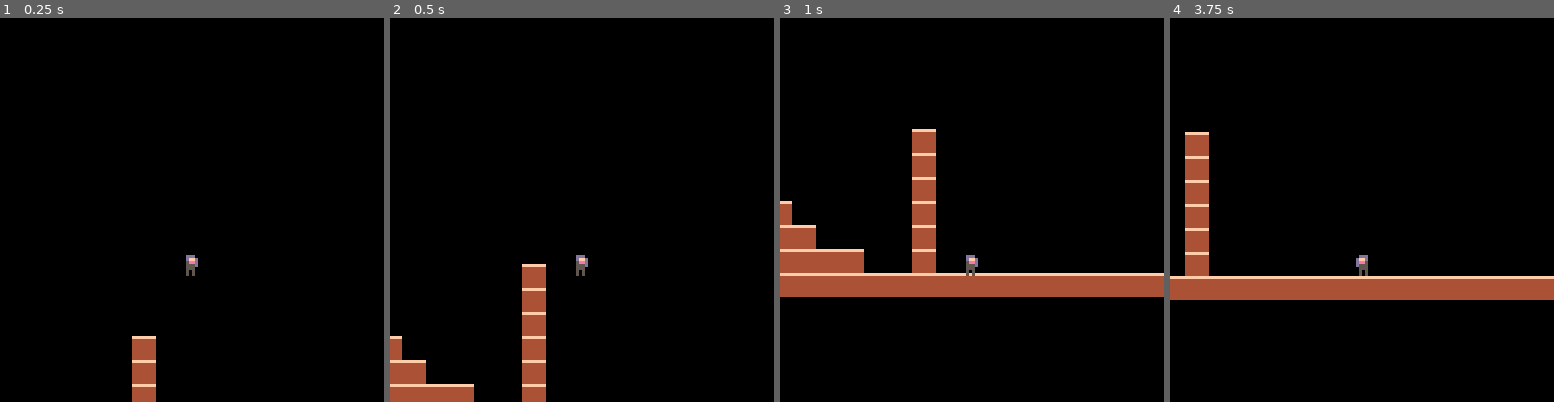
Above: before the commit, frames 1-4 (left to right).
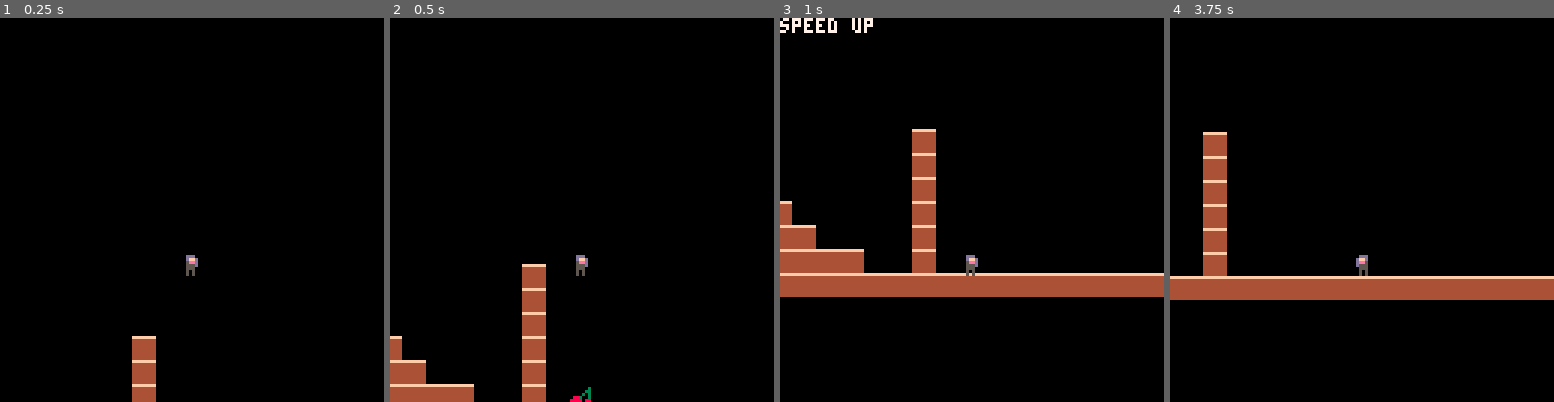
Above: after the commit, the same moments.

Repository: tarngerine/speeddial
Game: PICO-8 cartridge speeddial.p8
The game is run twice, just before and just after one commit, with the same random seed, the same clock (stepped at 60 frames per second) and the same inputs.
Inputs:
- Up to frame 1 (0.25 s): no input
- Up to frame 2 (0.5 s): tap X (X key) at 0.33 s
- Up to frame 3 (1 s): no input
- Up to frame 4 (3.75 s): tap X (X key) at 1.07, 1.85, 2.97 s; hold Right 1.6-2.1 s; hold Right 2.47-3.03 s; hold Left 3.08-3.58 s

Frame 1 is identical in both runs. In frame 2, less than 0.1% of the frame differs, in the area x 46-53%, y 96-100%; in frame 3, 0.4%; in frame 4, 3.5%, in the area x 3-15%, y 29-68%.

Commit message:
fruit speed up

Diff:
--- a/speeddial.p8
+++ b/speeddial.p8
@@ -12,9 +12,10 @@
     flp=false,
     dx=0,
     dy=0,
-    max_dx=2,
+    max_dx=1.5,
     max_dy=3,
     acc=0.5,
+    speed_up_time=0,
     boost=1,
     airtime=0,
     max_airtime=4,
@@ -63,6 +64,13 @@
   map(0,0)
   map(0,16, 1024, 0)
   spr(player.sp,player.x,player.y,1,1,player.flp)
+  ui()
+end
+
+function ui()
+  if player.speed_up_time > 0 then
+    print("speed up",cam_x,cam_y,7)
+  end
 end
 
 
@@ -109,15 +117,40 @@
   y2+=16
  end
 
- if fget(mget(x1,y1), flag)
- or fget(mget(x1,y2), flag)
- or fget(mget(x2,y1), flag)
- or fget(mget(x2,y2), flag) then
-   return true
+ if fget(mget(x1,y1), flag) then
+    return {x1,y1}
+  elseif fget(mget(x1,y2), flag) then
+    return {x1,y2}
+  elseif fget(mget(x2,y1), flag) then
+    return {x2,y1}
+  elseif fget(mget(x2,y2), flag) then
+    return {x2,y2}
  else
    return false
  end
 
+end
+
+function get_item(obj)
+  local left = collide_map(obj,"left",1)
+  local right = collide_map(obj,"right",1)
+  local up = collide_map(obj,"up",1)
+  local down = collide_map(obj,"down",1)
+  if left then
+    mset(left[1],left[2],0)
+    return true
+  elseif right then
+    mset(right[1],right[2],0)
+    return true
+  elseif up then
+    mset(up[1],up[2],0)
+    return true
+  elseif down then
+    mset(down[1],down[2],0)
+    return true
+  else
+    return false
+  end
 end
 
 -->8
@@ -127,6 +160,13 @@
   --physics
   player.dy+=gravity
   player.dx*=friction
+
+  --speed up
+  if get_item(player) then
+    player.speed_up_time=30
+  end
+  player.max_dx=player.speed_up_time > 0 and 2.5 or 1.5
+  player.speed_up_time=max(player.speed_up_time-1,0)
 
   --controls
   if btn(⬅️) then
@@ -267,13 +307,21 @@
 44444444000000000000000000000000000000000000000000000000000000000000000000000000000000000000000000000000000000000000000000000000
 44444444000000000000000000000000000000000000000000000000000000000000000000000000000000000000000000000000000000000000000000000000
 44444444000000000000000000000000000000000000000000000000000000000000000000000000000000000000000000000000000000000000000000000000
+00000000000000000000000000000000000000000000000000000000000000000000000000000000000000000000000000000000000000000000000000000000
+00000030000000000000000000000000000000000000000000000000000000000000000000000000000000000000000000000000000000000000000000000000
+00000330000000000000000000000000000000000000000000000000000000000000000000000000000000000000000000000000000000000000000000000000
+00003030000000000000000000000000000000000000000000000000000000000000000000000000000000000000000000000000000000000000000000000000
+08830030000000000000000000000000000000000000000000000000000000000000000000000000000000000000000000000000000000000000000000000000
+88880880000000000000000000000000000000000000000000000000000000000000000000000000000000000000000000000000000000000000000000000000
+08808888000000000000000000000000000000000000000000000000000000000000000000000000000000000000000000000000000000000000000000000000
+00000880000000000000000000000000000000000000000000000000000000000000000000000000000000000000000000000000000000000000000000000000
 __gff__
-0000000000000000000000000000000001000000000000000000000000000000000000000000000000000000000000000000000000000000000000000000000000000000000000000000000000000000000000000000000000000000000000000000000000000000000000000000000000000000000000000000000000000000
+0000000000000000000000000000000001000000000000000000000000000000020000000000000000000000000000000000000000000000000000000000000000000000000000000000000000000000000000000000000000000000000000000000000000000000000000000000000000000000000000000000000000000000
 0000000000000000000000000000000000000000000000000000000000000000000000000000000000000000000000000000000000000000000000000000000000000000000000000000000000000000000000000000000000000000000000000000000000000000000000000000000000000000000000000000000000000000
 __map__
 0000000000000000000000000000000000000000000000000000001010000000000000000000000000000000000000000000000000000000000000000000000000000000000000000000000000000000000000000000000000100000000000101010101010101010101010101010020200000000000000000000000000000000
 0000000000000000000000000000000000000000000000000000000000000000000000000000000000000000000000000000000000000000000000000000000000000000000000000000000000000000000000000000000000100000000000101010101010101010101010101010101000000000000000000000000000000000
-0000000000000000000000000000000000000000001010000010100000101000000000000000000000000000000000000000000000000000000000000000000000000000000000000000000000000000000000000000101010101010000000101010101010100000000000000010101000000000000000000000000000000000
+0000000000200000000000000000000000000000001010000010100000101000000000000000000000000000000000000000000000000000000000000000000000000000000000000000000000000000000000000000101010101010000000101010101010100000000000000010101000000000000000000000000000000000
 0000000010100000000000000000000000000010000000000000000000000000000000000000000000000000000000000000000000000000000000000000000000000000000000000000000000000000000000000000100000000010000000101010101010100000000000000010101000000000000000000000000000000000
 0000000000000000000000000000000000000010000000101000000000000000000000000000000000000000000000000000000000000000000000000000000000000000000000000000000000000000000000100010100000000010000000101010101010100000000000000010101000000000000000000000000000000000
 0000101000001010000000000010100010101010000000000000000000000000101000101010000000000000100010001000100000000000000000000000000000000000000000000000000000000000101000000010000000000010001000101010101010100000000000000010101000000000000000000000000000000000
@@ -298,5 +346,5 @@
 0000000000000000000000000000000000000000000000000000000000000000000000000000000000000000000000000000000000000000000000000000000000000000000000000000000000000000000000000000000000000000000000000000000000000000000000000000000000000000000000000000000000000000
 0000000000000000000000000000000000000000000000000000000000000000000000000000000000000000000000000000000000000000000000000000000000000000000000000000000000000000000000000000000000000000000000000000000000000000000000000000000000000000000000000000000000000000
 0000000000000000000000000000000000000000000000000000000000000000000000000000000000000000000000000000000000000000000000000000000000000000000000000000000000000000000000000000000000000000000000000000000000000000000000000000000000000000000000000000000000000000
-0000000000000000000000000000000000000000000000000000000000000000000000000000000000000000000000000000000000000000000000000000000000000000000000000000000000000000000000000000000000000000000000000000000000000000000000000000000000000000000000000000000000000000
+2000000000000000000000000000000000000000000000000000000000000000000000000000000000000000000000000000000000000000000000000000000000000000000000000000000000000000000000000000000000000000000000000000000000000000000000000000000000000000000000000000000000000000
 1010101010101010101010101010101010101010100000000000000000000000000000000000000000000000000000000000000000000000000000000000000000000000000000000000000000000000000000000000000000000000000000000000000000000000000000000000000000000000000000000000000000000000
